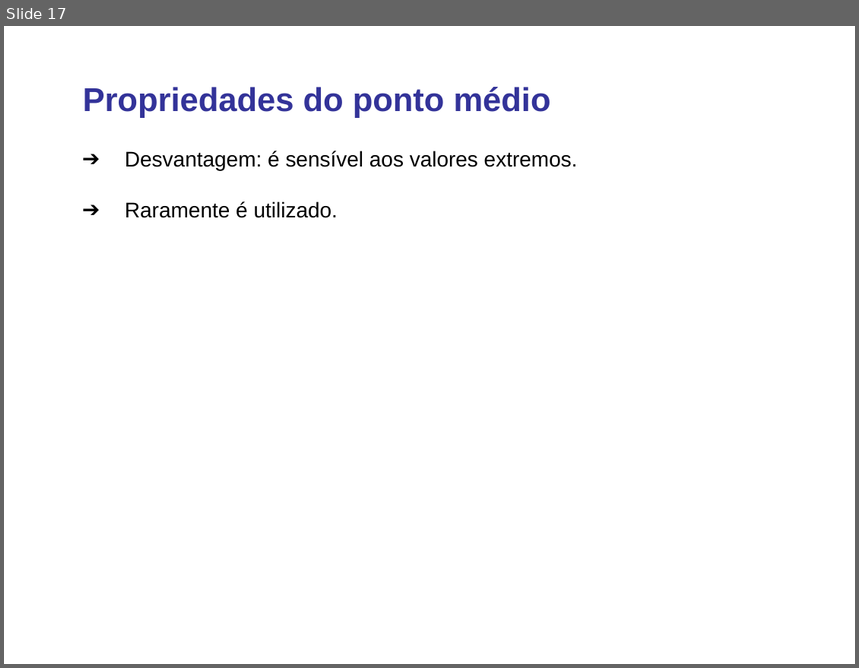
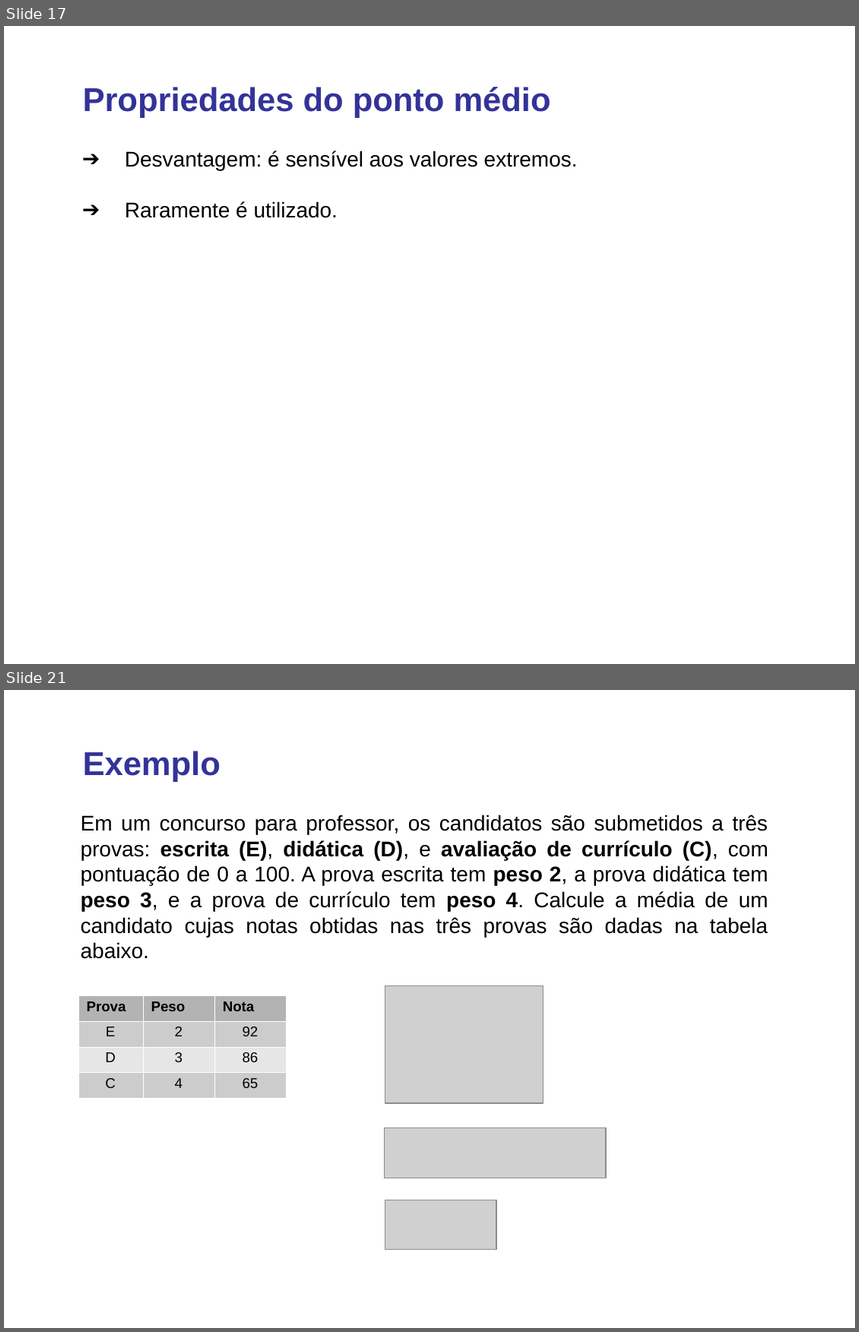
Before and after one commit to lansaviniec/estatistica, a slide deck: 3 estatistica_descritiva.ppt. Shown one above the other, each under a label of ours: slide 17 before the commit, slides 17 and 21 after it; the slides between them are not shown. The pictures are 859x668 and 859x1332 pixels, drawn with LibreOffice and Linux fonts; fonts in the diff are those of the drawing; grey boxes stand for pictures. Boxes give left, top, right and bottom in pixels: in the first picture for what was removed or moved away, otherwise in the second. Text is boxed around its words. In the diff, an @@ line names an element or a change of style, - is before the commit and + after.

```diff
--- a/3 estatistica_descritiva.ppt
+++ b/3 estatistica_descritiva.ppt
@@ slide 21 added at (x1=4, y1=690, x2=855, y2=1328), background #FFFFFF @@
@@ text added at (x1=83, y1=751, x2=221, y2=782), 28 pt, text #333399, bold @@
+Exemplo
@@ text added at (x1=81, y1=815, x2=769, y2=959), 18 pt, text #000000 @@
+Em um concurso para professor, os candidatos são submetidos a três provas: escrita (E), didática (D), e avaliação de currículo (C), com pontuação de 0 a 100. A prova escrita tem peso 2, a prova didática tem peso 3, e a prova de currículo tem peso 4. Calcule a média de um candidato cujas notas obtidas nas três provas são dadas na tabela abaixo.
@@ table added at (x1=78, y1=996, x2=286, y2=1099), 4 rows, 3 columns @@
+Prova | Peso | Nota
+E | 2 | 92
+D | 3 | 86
+C | 4 | 65
@@ picture added at (x1=386, y1=986, x2=543, y2=1103) @@
@@ picture added at (x1=385, y1=1129, x2=607, y2=1179) @@
@@ picture added at (x1=386, y1=1200, x2=496, y2=1250) @@
```
Also in this commit, not shown: 4 slides changed, 22 other slides added.
